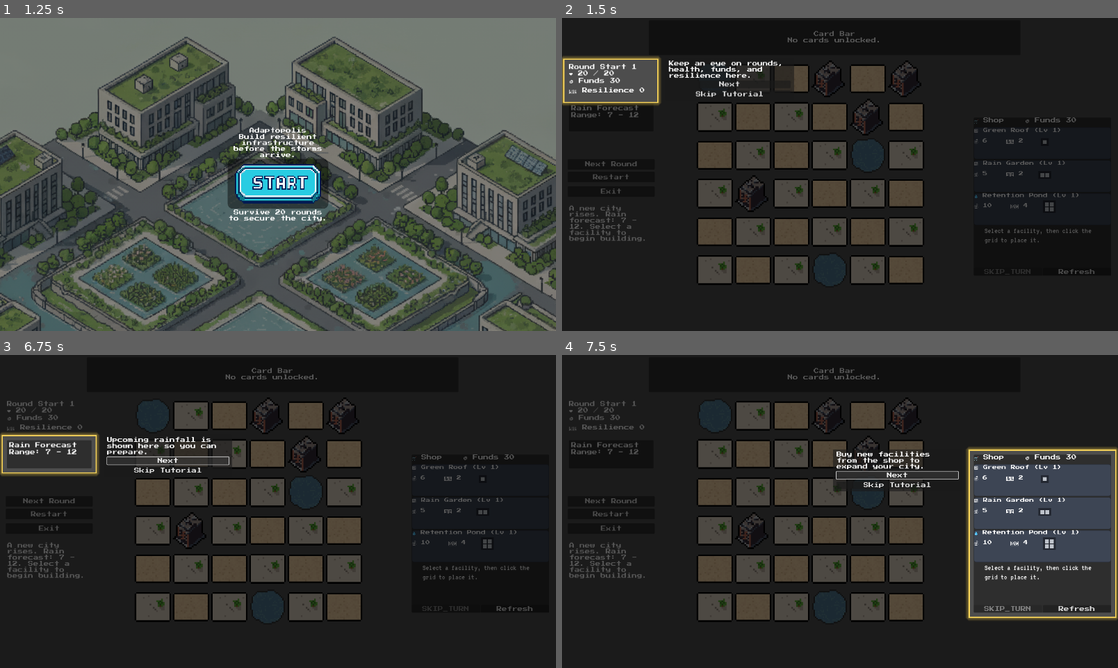
Above: before the commit, frames 1-4 (two rows, left to right).
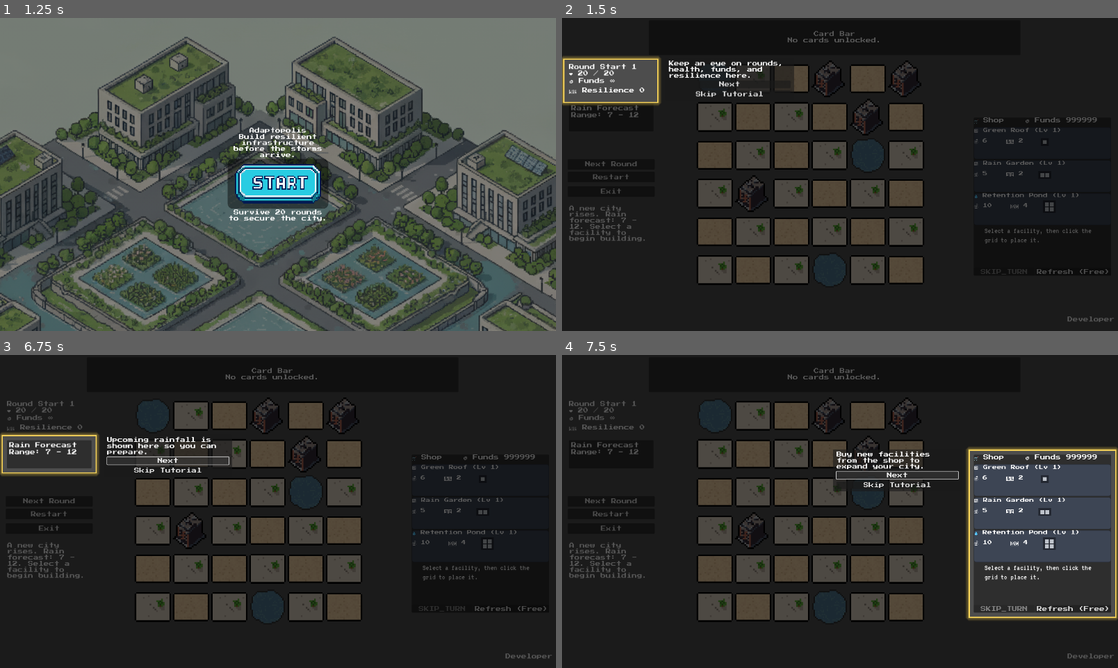
Above: after the commit, the same moments.

Repository: TinghaoHUANG/Adaptopolis-demo
Game: Godot game, scene res://scenes/main.tscn
Same seed, same stepped clock (60 frames per second), same inputs: the game is played once before the commit and once after it.
Inputs (mouse positions are in pixels of both pictures, inside the frame that each line leads up to):
- Up to frame 1 (1.25 s): click (544, 318) at 0.5 s, where only the run after the commit has a clickable "Developer Mode"
- Up to frame 2 (1.5 s): click (840, 183) at 1.25 s
- Up to frame 3 (6.75 s): click "Restart" at 2 s; click "Refresh" (after the commit: "Refresh (Free)") at 2.75 s; click "Restart" at 3.5 s; click "Restart" at 4.25 s; click "Next Round" at 5 s; click "Next Round" at 5.75 s; click "Next" at 6.5 s
- Up to frame 4 (7.5 s): click "Next" at 7.25 s

Frame 1 is identical in both runs. In frame 2, 0.2% of the frame differs, in the area x 8-100%, y 19-98%; in frame 3, 0.2%; in frame 4, 0.3%.

Commit message:
Add developer mode toggle and paid shop refresh updates

Diff:
--- a/scenes/main.tscn
+++ b/scenes/main.tscn
@@ -37,6 +37,7 @@
 start_button_path = NodePath("UI/StartMenu/Menu/VBox/StartButtonPanel/StartButton")
 hud_container_path = NodePath("UI/HUD")
 shop_panel_path = NodePath("UI/ShopPanel")
+developer_toggle_path = NodePath("UI/DeveloperToggle")
 restart_button_path = NodePath("UI/HUD/RestartButton")
 exit_button_path = NodePath("UI/HUD/ExitButton")
 victory_menu_path = NodePath("UI/VictoryMenu")
@@ -546,6 +547,19 @@
 size_flags_horizontal = 4
 text = "Continue Endless"
 
+[node name="DeveloperToggle" type="CheckButton" parent="UI"]
+anchors_preset = 3
+anchor_left = 1.0
+anchor_top = 1.0
+anchor_right = 1.0
+anchor_bottom = 1.0
+offset_left = -180.0
+offset_top = -60.0
+offset_right = -20.0
+offset_bottom = -20.0
+focus_mode = 0
+text = "Developer Mode"
+
 [node name="UIManager" type="Node" parent="UI"]
 script = ExtResource("2")
 hud_path = NodePath("../HUD")
--- a/scripts/city_state.gd
+++ b/scripts/city_state.gd
@@ -23,6 +23,9 @@
 var round_number: int = 1
 var last_damage: int = 0
 var facilities: Array[Facility] = []
+var developer_mode: bool = false
+
+const DEVELOPER_FUNDS_AMOUNT := 999999.0
 
 func reset() -> void:
 	health = max_health
@@ -30,6 +33,8 @@
 	round_number = 1
 	last_damage = 0
 	facilities.clear()
+	if developer_mode:
+		_apply_developer_funds()
 	emit_signal("stats_changed")
 
 func register_facility(facility: Facility) -> void:
@@ -60,14 +65,23 @@
 	var income: int = base_income
 	if last_damage == 0:
 		income = base_income + perfect_round_bonus
-	money = _snap_money(money + income)
+	if developer_mode:
+		_apply_developer_funds()
+	else:
+		money = _snap_money(money + income)
 	emit_signal("stats_changed")
 	return income
 
 func can_afford(cost) -> bool:
+	if developer_mode:
+		return true
 	return cost <= money
 
 func spend_money(cost) -> bool:
+	if developer_mode:
+		_apply_developer_funds()
+		emit_signal("stats_changed")
+		return true
 	if cost > money:
 		return false
 	money = _snap_money(money - cost)
@@ -77,7 +91,10 @@
 func add_money(amount) -> void:
 	if amount <= 0:
 		return
-	money = _snap_money(money + amount)
+	if developer_mode:
+		_apply_developer_funds()
+	else:
+		money = _snap_money(money + amount)
 	emit_signal("stats_changed")
 
 func advance_round() -> void:
@@ -93,8 +110,25 @@
 		"health": health,
 		"money": money,
 		"round": round_number,
-		"last_damage": last_damage
+		"last_damage": last_damage,
+		"developer_mode": developer_mode
 	}
 
 func _snap_money(value: float) -> float:
 	return round(value * 100.0) / 100.0
+
+func set_developer_mode(enabled: bool) -> void:
+	if developer_mode == enabled:
+		return
+	developer_mode = enabled
+	if developer_mode:
+		_apply_developer_funds()
+	else:
+		money = _snap_money(money)
+	emit_signal("stats_changed")
+
+func is_developer_mode() -> bool:
+	return developer_mode
+
+func _apply_developer_funds() -> void:
+	money = max(money, DEVELOPER_FUNDS_AMOUNT)
--- a/scripts/main.gd
+++ b/scripts/main.gd
@@ -25,6 +25,7 @@
 @export var start_button_path: NodePath
 @export var hud_container_path: NodePath
 @export var shop_panel_path: NodePath
+@export var developer_toggle_path: NodePath
 @export var restart_button_path: NodePath
 @export var exit_button_path: NodePath
 @export var victory_menu_path: NodePath
@@ -67,6 +68,7 @@
 var start_button: BaseButton = null
 var hud_container: Control = null
 var shop_panel: Control = null
+var developer_toggle: CheckButton = null
 var restart_button: Button = null
 var exit_button: Button = null
 var victory_menu: Control = null
@@ -88,6 +90,7 @@
 var game_active: bool = false
 var endless_mode: bool = false
 var round_animation_active: bool = false
+var developer_mode_enabled: bool = false
 var card_bar: CardBar = null
 var acquired_cards: Array[Dictionary] = []
 var acquired_card_lookup: Dictionary = {}
@@ -112,6 +115,7 @@
 	float(ProjectSettings.get_setting("display/window/size/viewport_width", 1920)),
 	float(ProjectSettings.get_setting("display/window/size/viewport_height", 1080))
 )
+var round_refresh_count: int = 0
 const STATUS_COLOR_NORMAL := Color(1, 1, 1, 1)
 const STATUS_COLOR_WARNING := Color(1, 0.33, 0.33, 1)
 const STATUS_ICON_WARNING := "⚠️"
@@ -162,6 +166,14 @@
 	card_info_panel = get_node_or_null(card_info_panel_path) as PanelContainer
 	card_info_title = get_node_or_null(card_info_title_path) as Label
 	card_info_details = get_node_or_null(card_info_details_path) as RichTextLabel
+	developer_toggle = get_node_or_null(developer_toggle_path) as CheckButton
+	developer_mode_enabled = city_state != null and city_state.is_developer_mode()
+	if developer_toggle:
+		developer_toggle.focus_mode = Control.FOCUS_NONE
+		developer_toggle.button_pressed = developer_mode_enabled
+		if not developer_toggle.is_connected("toggled", Callable(self, "_on_developer_toggle_toggled")):
+			developer_toggle.connect("toggled", Callable(self, "_on_developer_toggle_toggled"))
+	_apply_developer_mode(developer_mode_enabled, false)
 	tutorial_overlay = get_node_or_null("UI/TutorialOverlay") as TutorialOverlay
 	if tutorial_overlay:
 		tutorial_overlay.visible = false
@@ -277,6 +289,7 @@
 	_hide_start_menu()
 	_hide_victory_menu()
 	city_state.reset()
+	_reset_round_refresh_counter()
 	grid_manager.clear()
 	if round_summary_animator:
 		round_summary_animator.reset()
@@ -322,6 +335,7 @@
 	if card_effects.has("damage_after"):
 		report["damage"] = card_effects["damage_after"]
 	city_state.advance_round()
+	_reset_round_refresh_counter()
 	return report
 
 func _prepare_facility_for_purchase(facility: Facility) -> Dictionary:
@@ -491,13 +505,32 @@
 	if _is_dragging():
 		_show_status("Finish relocating the current facility before refreshing the shop.")
 		return
+	var cost := _calculate_refresh_cost()
+	if cost > 0:
+		if city_state == null or not city_state.can_afford(cost):
+			var warning := "Need %d funds to refresh the shop." % cost
+			_show_status(warning)
+			if shop_display:
+				_shop_display_call("set_warning", [warning])
+			return
+		if not city_state.spend_money(cost):
+			var error_message := "Could not process refresh payment."
+			_show_status(error_message)
+			if shop_display:
+				_shop_display_call("set_warning", [error_message])
+			return
 	_shop_refresh_offers()
+	round_refresh_count += 1
 	selected_offer_index = -1
 	_clear_selection_preview()
 	if shop_display:
 		_shop_display_call("clear_selection")
 	_shop_display_call("clear_warning", [])
-	_show_status("Shop refreshed with new options.")
+	_update_refresh_display()
+	if cost > 0:
+		_show_status("Shop refreshed with new options. Spent %d funds." % cost)
+	else:
+		_show_status("Shop refreshed with new options. First refresh is free.")
 
 func _cancel_hover_schedule() -> void:
 	if hover_info_timer:
@@ -802,6 +835,43 @@
 	if city_state == null or shop_display == null:
 		return
 	_shop_display_call("set_funds", [city_state.money])
+	_update_refresh_display()
+
+func _update_refresh_display() -> void:
+	if shop_display == null:
+		return
+	_shop_display_call("set_refresh_cost", [_calculate_refresh_cost()])
+
+func _on_developer_toggle_toggled(pressed: bool) -> void:
+	_apply_developer_mode(pressed)
+
+func _apply_developer_mode(enabled: bool, show_message: bool = true) -> void:
+	if developer_mode_enabled == enabled and (city_state == null or city_state.is_developer_mode() == enabled):
+		return
+	developer_mode_enabled = enabled
+	if city_state:
+		city_state.set_developer_mode(enabled)
+	if show_message:
+		if enabled:
+			_show_status("Developer mode enabled: unlimited funds.")
+		else:
+			_show_status("Developer mode disabled.")
+	_update_shop_funds()
+
+func _calculate_refresh_cost() -> int:
+	var base_cost: int = _calculate_refresh_base_cost()
+	return base_cost * round_refresh_count
+
+func _calculate_refresh_base_cost() -> int:
+	if city_state == null:
+		return 2
+	var round_number: int = max(city_state.round_number, 1)
+	var tier: int = int((round_number - 1) / 5)
+	return 2 + tier * 1
+
+func _reset_round_refresh_counter() -> void:
+	round_refresh_count = 0
+	_update_refresh_display()
 
 func _update_forecast() -> Dictionary:
 	if rain_system == null or city_state == null:
--- a/scripts/shop_display.gd
+++ b/scripts/shop_display.gd
@@ -43,9 +43,11 @@
 const DETAIL_FONT_SIZE: int = 28
 const SHAPE_PREVIEW_CLASS := preload("res://scripts/shop_shape_preview.gd")
 const FUNDS_LABEL_TEXT: String = "🪙 Funds"
+const REFRESH_FREE_TEXT := "Free"
 
 var _base_title_text: String = ""
 var _current_funds_value: Variant = null
+var _current_refresh_cost: int = 0
 
 func _ready() -> void:
 	button_group.allow_unpress = true
@@ -59,8 +61,8 @@
 		skip_button.text = tr("SKIP_TURN")
 		skip_button.connect("pressed", Callable(self, "_on_skip_pressed"))
 	if refresh_button:
-		refresh_button.text = "Refresh"
 		refresh_button.connect("pressed", Callable(self, "_on_refresh_pressed"))
+		_update_refresh_button_label()
 	if detail_label and DETAIL_FONT:
 		detail_label.add_theme_font_override("font", DETAIL_FONT)
 		detail_label.add_theme_font_size_override("font_size", DETAIL_FONT_SIZE)
@@ -95,6 +97,10 @@
 func set_funds(value) -> void:
 	_current_funds_value = value
 	_refresh_title()
+
+func set_refresh_cost(cost: int) -> void:
+	_current_refresh_cost = max(0, cost)
+	_update_refresh_button_label()
 
 func clear_selection() -> void:
 	selected_index = -1
@@ -236,6 +242,15 @@
 	var formatted := _format_money(_current_funds_value)
 	title_label.text = "%s    %s %s" % [_base_title_text, FUNDS_LABEL_TEXT, formatted]
 
+func _update_refresh_button_label() -> void:
+	if refresh_button == null:
+		return
+	var base_label := "Refresh"
+	if _current_refresh_cost <= 0:
+		refresh_button.text = "%s (%s)" % [base_label, tr(REFRESH_FREE_TEXT)]
+	else:
+		refresh_button.text = "%s (-%d)" % [base_label, _current_refresh_cost]
+
 func _format_offer_title(facility: Facility) -> String:
 	var dots := facility.get_type_dots()
 	var prefix := "%s " % dots if not dots.is_empty() else ""
--- a/scripts/ui_manager.gd
+++ b/scripts/ui_manager.gd
@@ -31,7 +31,8 @@
 	var stats: Dictionary = city_state.get_snapshot()
 	update_round(stats["round"])
 	update_health(stats["health"], city_state.max_health)
-	update_money(stats["money"])
+	var developer_mode_active := bool(stats.get("developer_mode", false))
+	update_money(stats["money"], developer_mode_active)
 	update_resilience(city_state.get_total_resilience())
 
 func update_round(round_number: int) -> void:
@@ -44,10 +45,13 @@
 	if label:
 		label.text = "❤️ %d / %d" % [health, max_health]
 
-func update_money(money_value) -> void:
+func update_money(money_value, developer_mode_active: bool = false) -> void:
 	var label: Label = _get_label(money_label_path)
 	if label:
-		label.text = "🪙 Funds %s" % _format_money(money_value)
+		if developer_mode_active:
+			label.text = "🪙 Funds ∞"
+		else:
+			label.text = "🪙 Funds %s" % _format_money(money_value)
 
 func update_resilience(resilience: int) -> void:
 	var label: Label = _get_label(resilience_label_path)
Not shown, changed: export_presets.cfg
